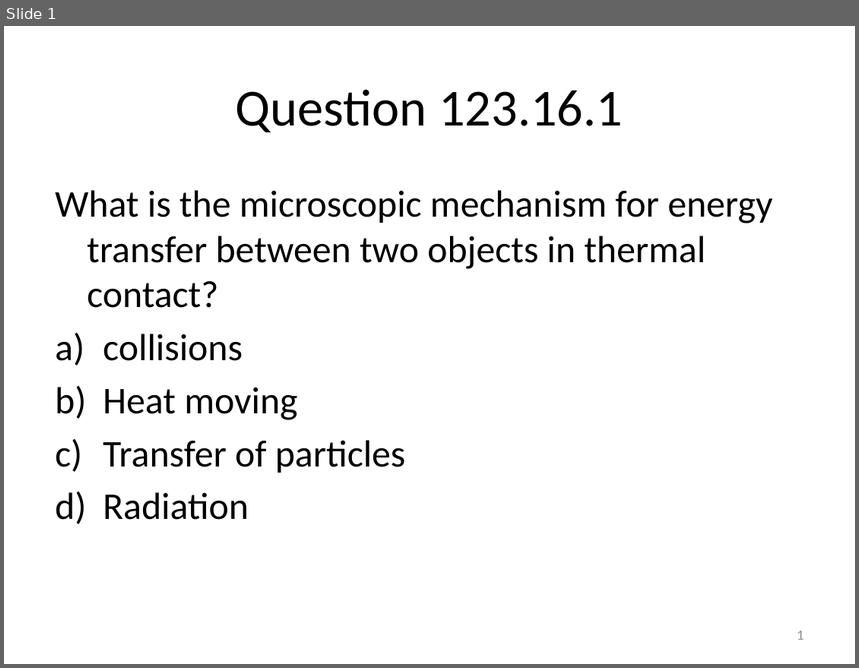
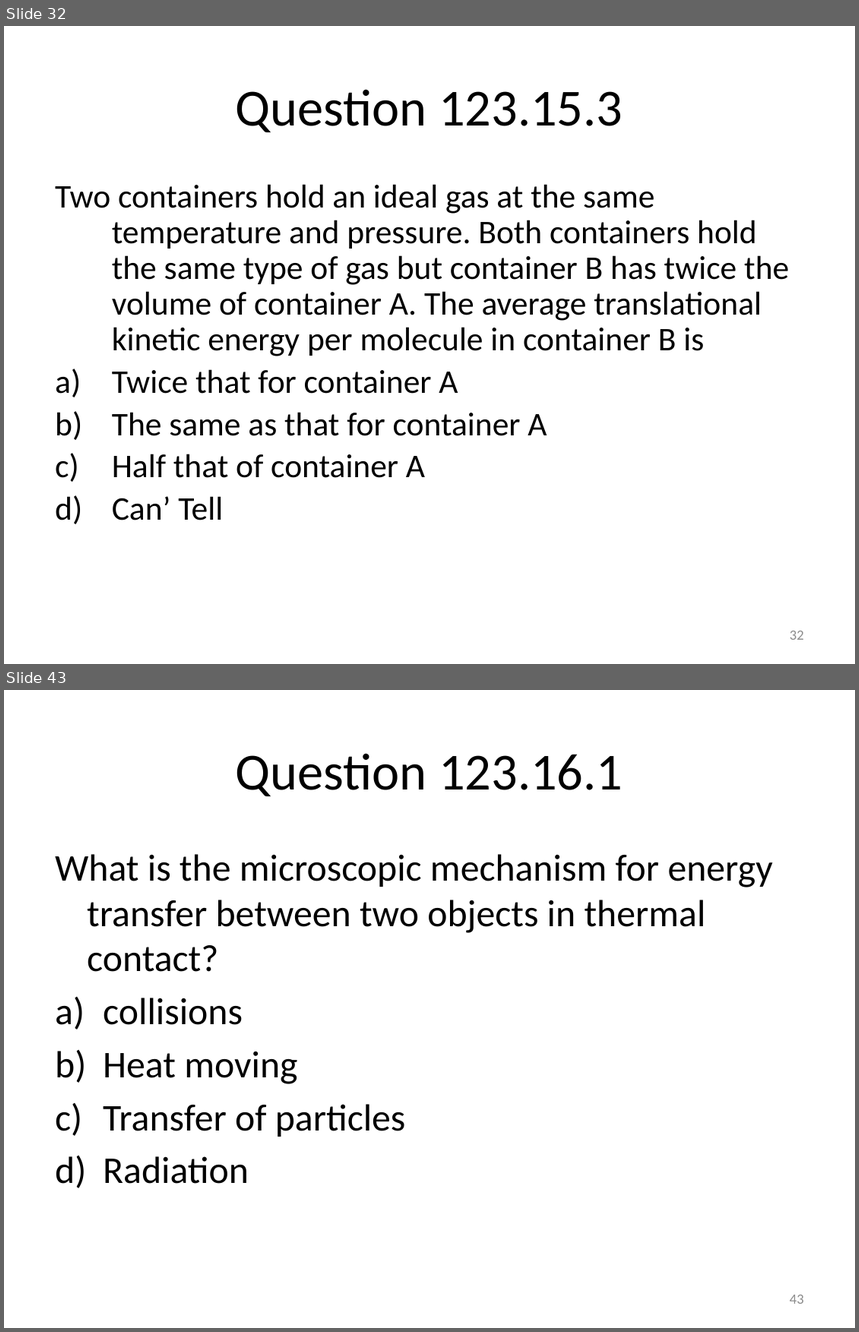
Before and after one commit to rtlines/Introductory-Physics-II, a slide deck: Lecture_Slides/PH 123 Lecture 32.pptx. Shown one above the other, each under a label of ours: slide 1 before the commit, slides 32 and 43 after it; the slides between them are not shown. The pictures are 859x668 and 859x1332 pixels, drawn with LibreOffice and Linux fonts; fonts in the diff are those of the drawing. Boxes give left, top, right and bottom in pixels: in the first picture for what was removed or moved away, otherwise in the second. Text is boxed around its words. In the diff, an @@ line names an element or a change of style, - is before the commit and + after.

```diff
--- a/Lecture_Slides/PH 123 Lecture 32.pptx
+++ b/Lecture_Slides/PH 123 Lecture 32.pptx
@@ slide 32 added at (4, 26, 855, 664), background #FFFFFF @@
@@ title added at (236, 89, 623, 132), 44 pt, text #000000 @@
+Question 123.15.3
@@ text added at (55, 184, 789, 521), 28 pt, text #000000 @@
+Two containers hold an ideal gas at the same temperature and pressure. Both containers hold the same type of gas but container B has twice the volume of container A. The average translational kinetic energy per molecule in container B is
+a) Twice that for container A
+b) The same as that for container A
+c) Half that of container A
+d) Can’ Tell
@@ page number added at (790, 631, 804, 640), 12 pt, text #8C8C8C @@
+32
@@ what was slide 1 is now slide 43 @@
@@ page number at (790, 1295, 804, 1304): text changed @@
-1
+43
```
Also in this commit, not shown: 125 other slides added, 31 other files.
